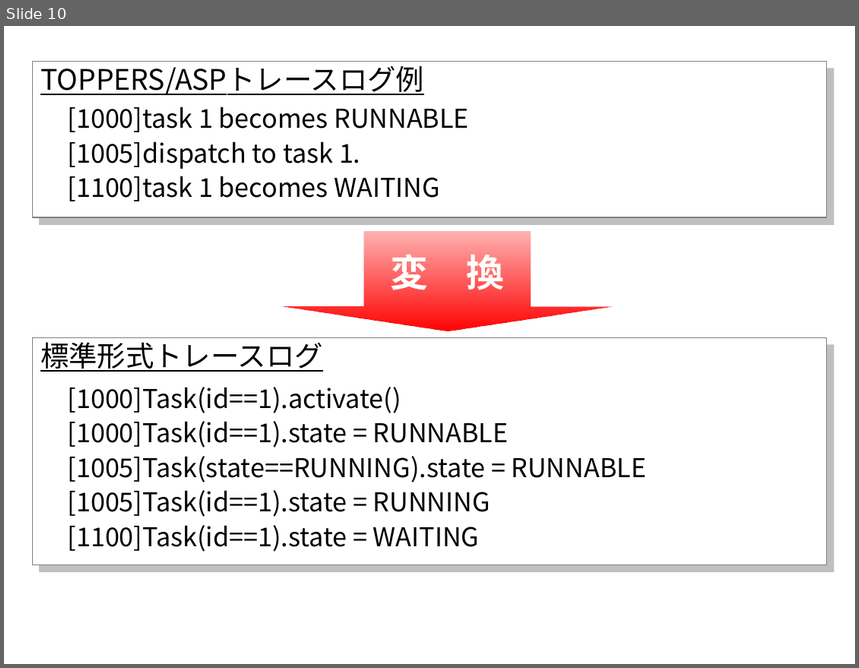
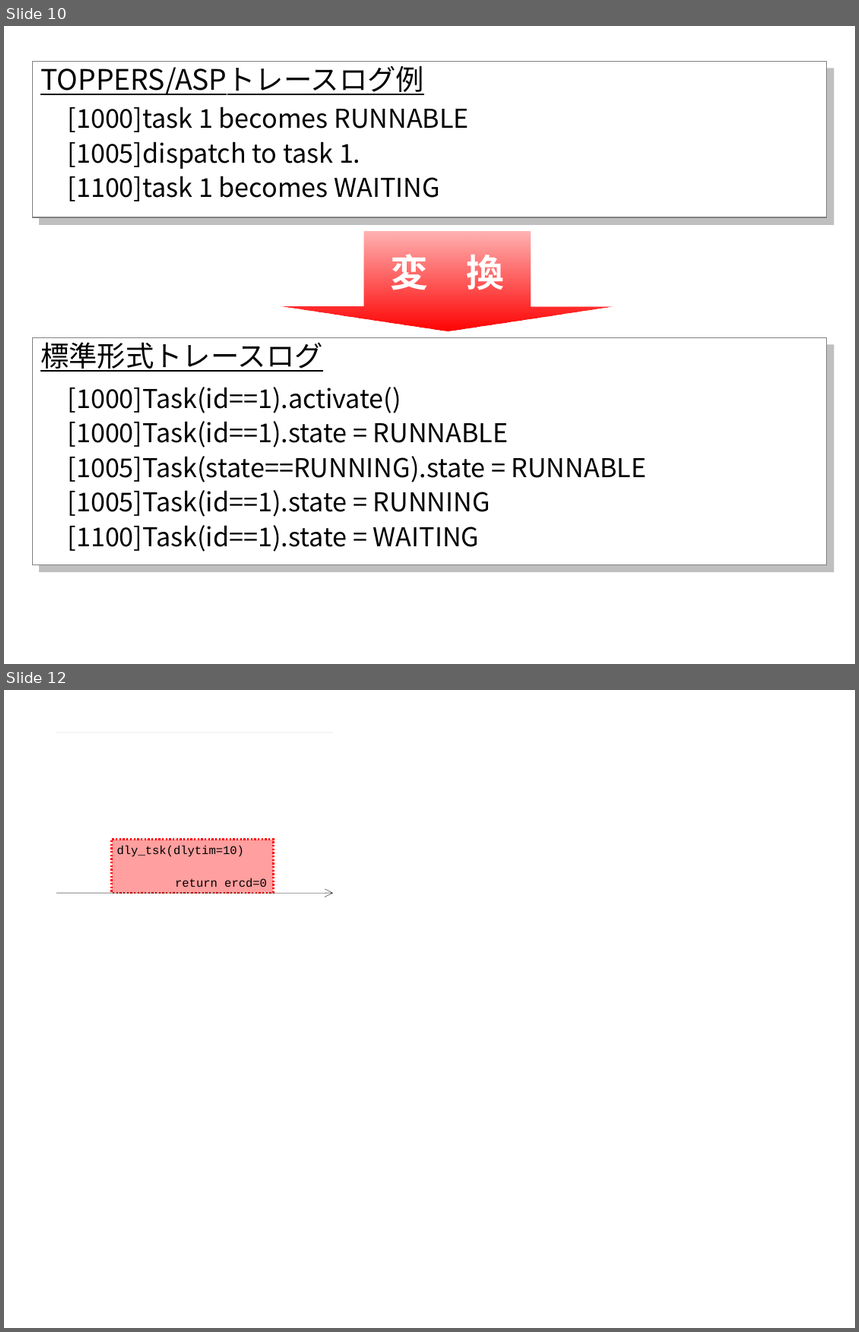
Before and after one commit to YixiaoLi/tlv4mc, a slide deck: doc/masterThesis/2008/goto/img/figures.ppt. Shown one above the other, each under a label of ours: slide 10 before the commit, slides 10 and 12 after it; the slides between them are not shown. The pictures are 859x668 and 859x1332 pixels, drawn with LibreOffice and Linux fonts; fonts in the diff are those of the drawing. Boxes give left, top, right and bottom in pixels: in the first picture for what was removed or moved away, otherwise in the second. Text is boxed around its words. In the diff, an @@ line names an element or a change of style, - is before the commit and + after.

```diff
--- a/doc/masterThesis/2008/goto/img/figures.ppt
+++ b/doc/masterThesis/2008/goto/img/figures.ppt
@@ slide 12 added at (4, 690, 855, 1328), background #FFFFFF @@
@@ line added from (56, 733) to (332, 733), #B2B2B2 0.26 pt @@
@@ rectangle added at (111, 840, 273, 894), fill #FF9F9F, outline #FF0000 1.5 pt dashed @@
@@ text added at (117, 845, 244, 857), 10 pt, text #000000 @@
+dly_tsk(dlytim=10)
@@ arrow added from (56, 894) to (332, 894), #000000 0.26 pt @@
@@ text added at (175, 878, 267, 887), 10 pt, text #000000 @@
+return ercd=0
```
Also in this commit, not shown: 5 other slides added, 11 other files.
